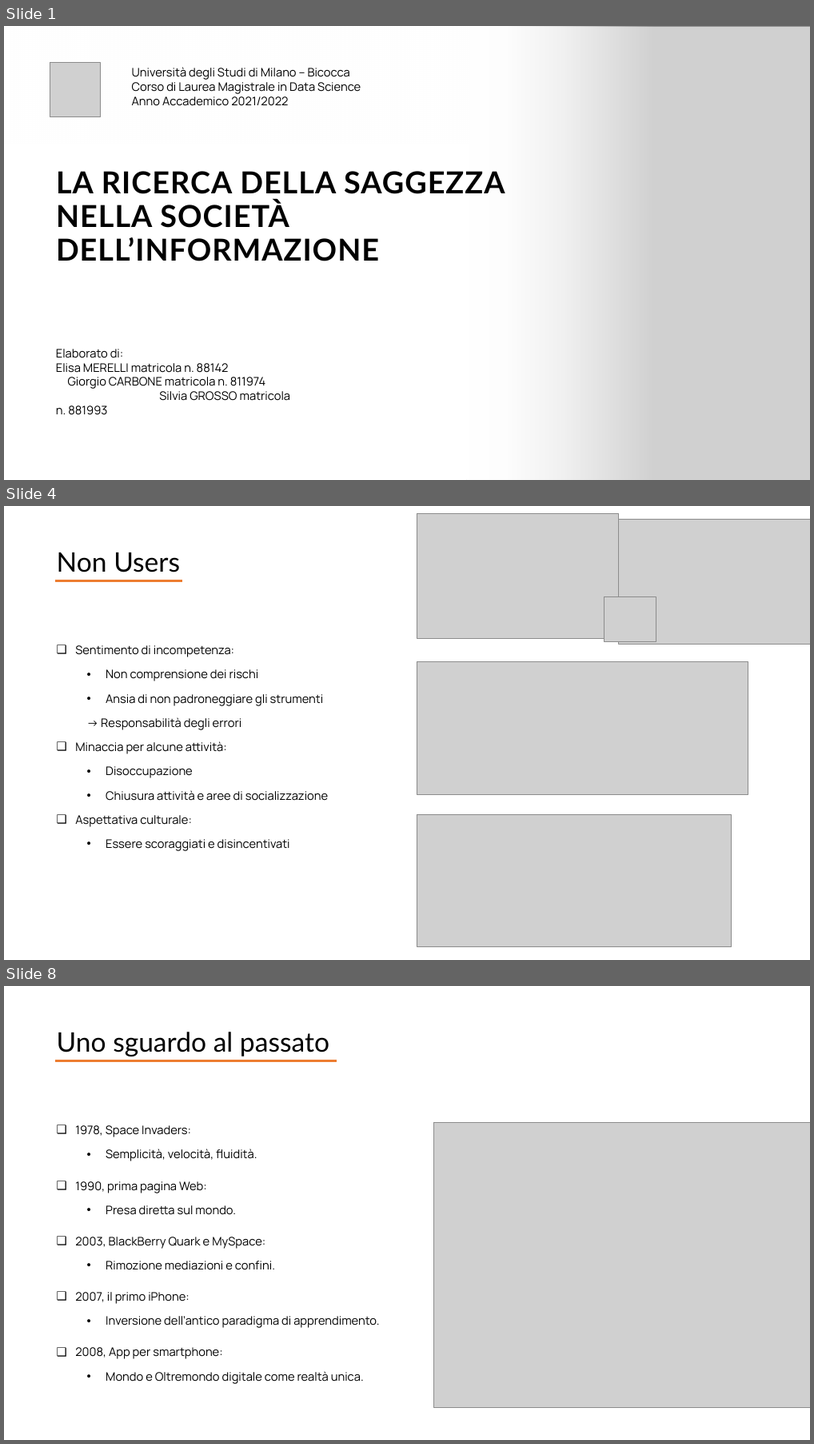
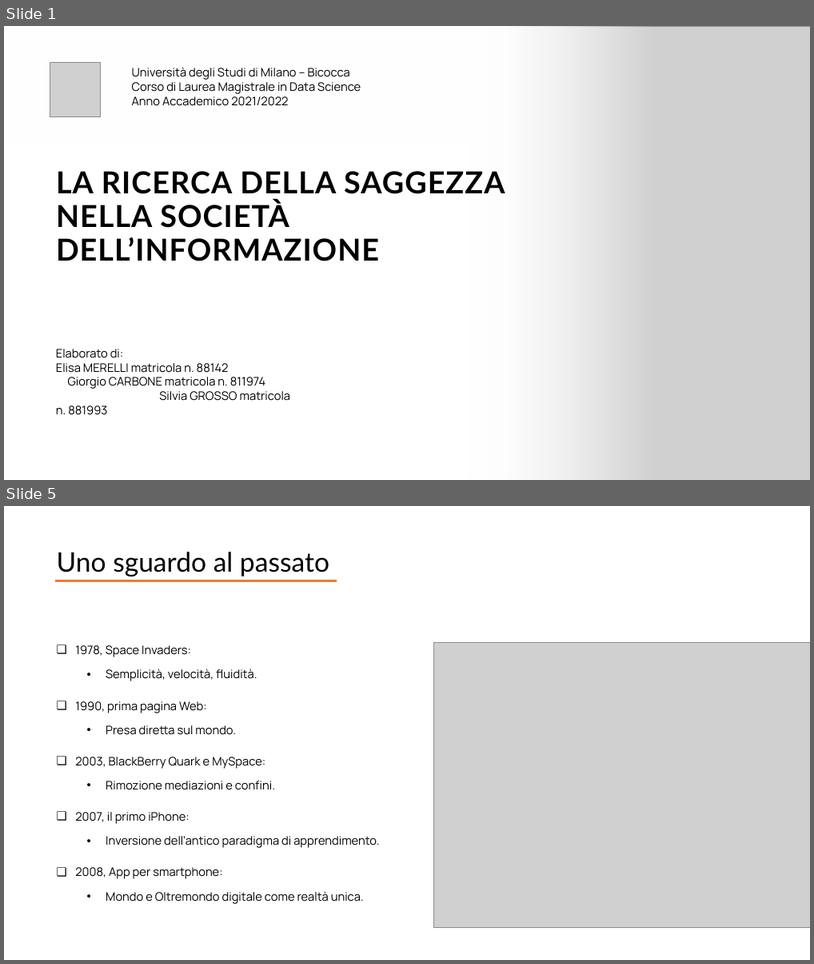
Before and after one commit to giocoal/social-issues-in-information-society-project, a slide deck: Presentazione/Presentazione_completa - Copy.pptx. Shown one above the other, each under a label of ours: slides 1, 4 and 8 before the commit, slides 1 and 5 after it; the slides between them are not shown. The pictures are 814x1444 and 814x964 pixels, drawn with LibreOffice and Linux fonts; fonts in the diff are those of the drawing; grey boxes stand for pictures. Boxes give left, top, right and bottom in pixels: in the first picture for what was removed or moved away, otherwise in the second. Text is boxed around its words. In the diff, an @@ line names an element or a change of style, - is before the commit and + after.

```diff
--- a/Presentazione/Presentazione_completa - Copy.pptx
+++ b/Presentazione/Presentazione_completa - Copy.pptx
@@ slide 4 removed at (4,506,810,960), background #FFFFFF @@
@@ picture removed at (417,514,618,638) @@
@@ picture removed at (618,520,810,644) @@
@@ text removed at (57,552,180,572) @@
-Non Users
@@ line removed from (55, 581) to (182, 581) @@
@@ picture removed at (605,596,656,642) @@
@@ text removed at (75,645,328,851) @@
-❑ Sentimento di incompetenza:
-  • Non comprensione dei rischi
-  • Ansia di non padroneggiare gli strumenti
-  → Responsabilità degli errori
-❑ Minaccia per alcune attività:
-  • Disoccupazione
-  • Chiusura attività e aree di socializzazione
-❑ Aspettativa culturale:
-  • Essere scoraggiati e disincentivati
@@ picture removed at (417,662,748,795) @@
@@ picture removed at (417,814,731,947) @@
@@ what was slide 8 is now slide 5 @@
```
Also in this commit, not shown: 3 slides changed, 1 slide added, 3 other slides removed.
